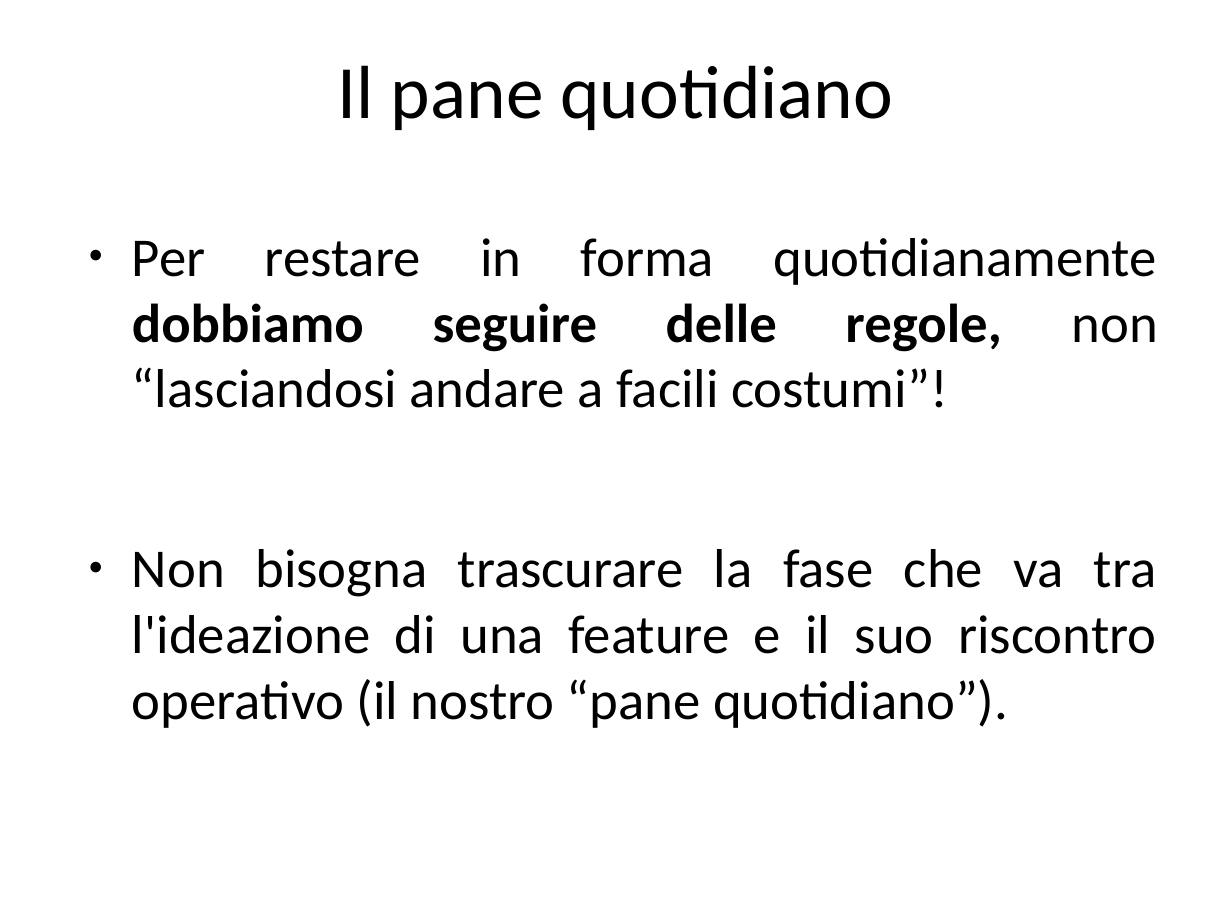
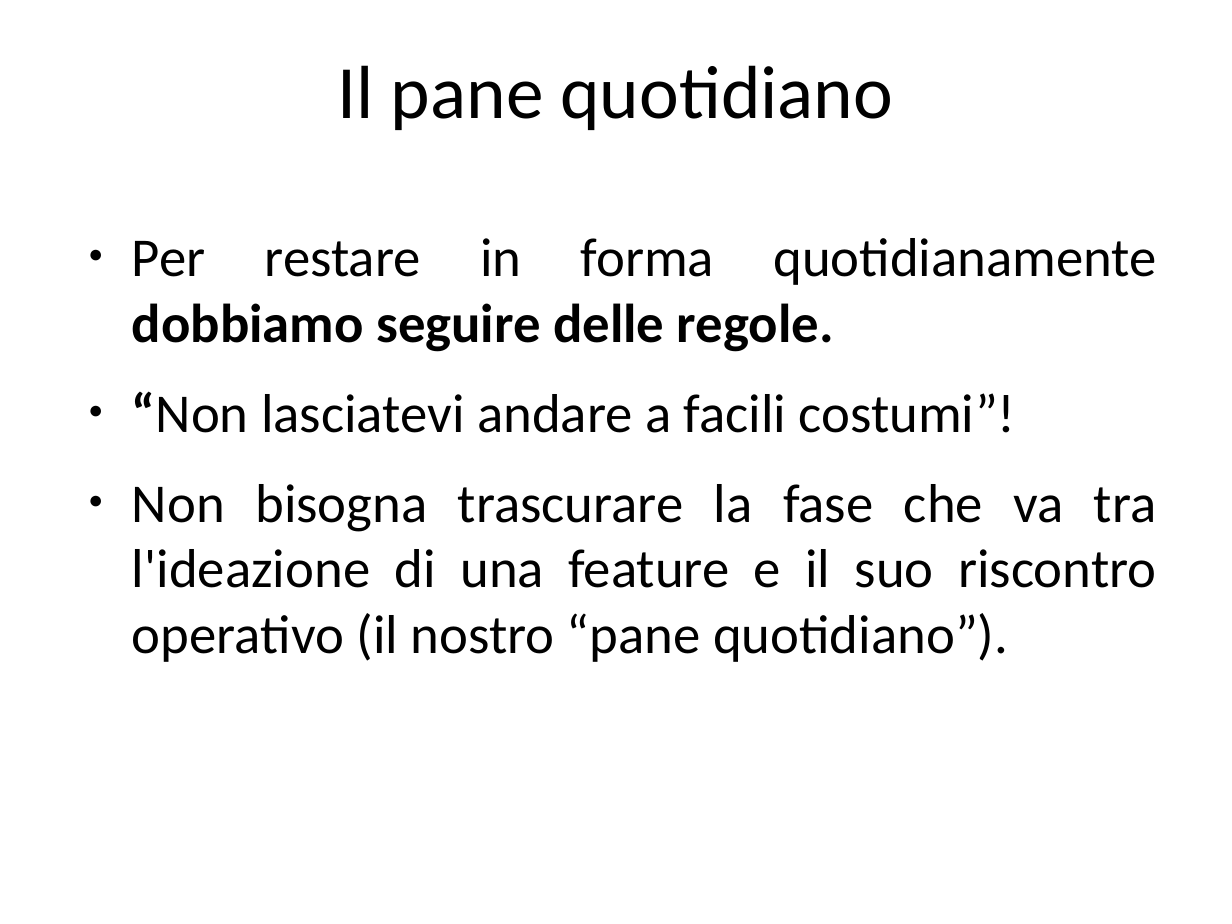
Before and after one commit to guidop/IAD13, a slide deck: slide 23 of La salute del software.odp. Drawn at 1232x924 pixels with LibreOffice and Linux fonts; fonts in the diff are those of the drawing. Boxes give left, top, right and bottom in pixels: in the first picture for what was removed or moved away, otherwise in the second. Text is boxed around its words. In the diff, an @@ line names an element or a change of style, - is before the commit and + after.

```diff
--- a/La salute del software.odp
+++ b/La salute del software.odp
@@ text at (132, 238, 1157, 433): text changed @@
-● Per restare in forma quotidianamente dobbiamo seguire delle regole, non “lasciandosi andare a facili costumi”!
+● Per restare in forma quotidianamente dobbiamo seguire delle regole.
+● “Non lasciatevi andare a facili costumi”!
```
Also in this commit, not shown: 11 other slides changed, 2 slides added, 2 other files.
